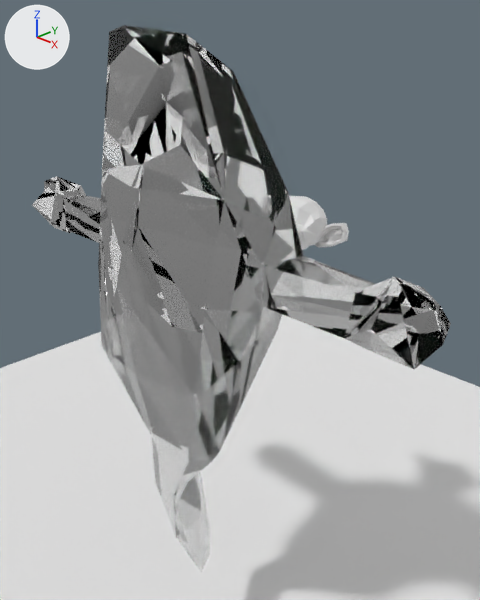
The Blender file Blender Projects/Friend.blend, before and after one commit.
Both versions are drawn from a camera (50 mm lens) standing at (3.1, -2.61, 2.51) and looking at (0.0, 0.47, 0.66). Lighting does not change. The marker at upper left points along +X, +Y and +Z.

In view in the first picture: 'Plane', 'Suzanne', 'friend'.
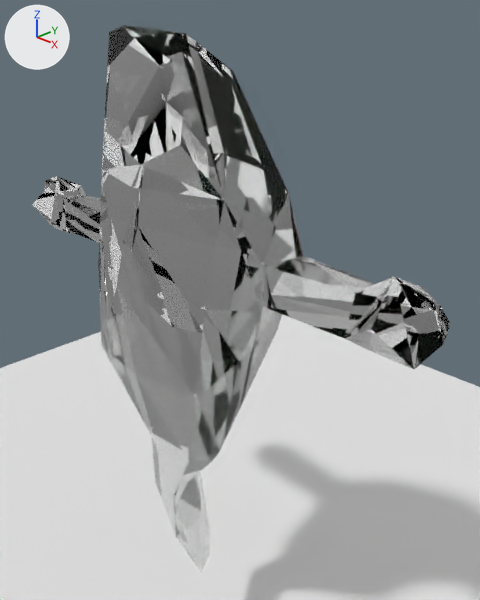
Edits to the bpy script that builds the scene:
```text
Remove ob_suzanne:
    ob_suzanne = bpy.data.objects.new('Suzanne', me_suzanne)
    ob_suzanne.location = (-0.061, 1.083, 0.98)
    ob_suzanne.scale = (0.307, 0.307, 0.307)
```

What differs and where, as boxes [x1, y1, x2, y2] in the pictures (480 x 600 px):
'Suzanne', deleted: before [289, 196, 349, 250]
